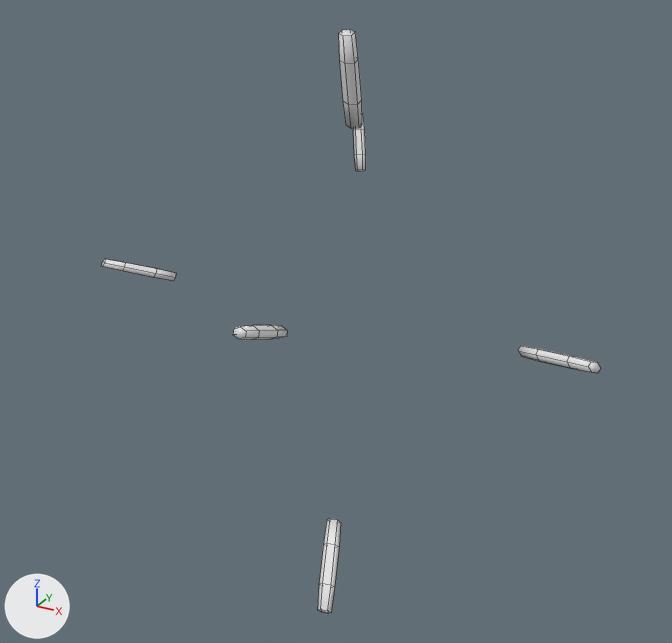
The FBX model Assets/RunRunSimulator/Resources/Models/MoriMochi/Parts/Egg/EggPart_Cristal.fbx as it was, and as the next commit left it.
The view is the same before and after, from a 50 mm lens placed at (0.0549, -0.1882, 0.3182), pointed at (0.0024, -0.0928, 0.2705). The lights are fixed; the arrows at lower left show +X, +Y and +Z. The picture after the commit comes second. Mesh edges are drawn as thin lines. Where no turn or scale is listed for an object, it has been applied to the vertices.

The first picture shows 'Horn_Cristal'.
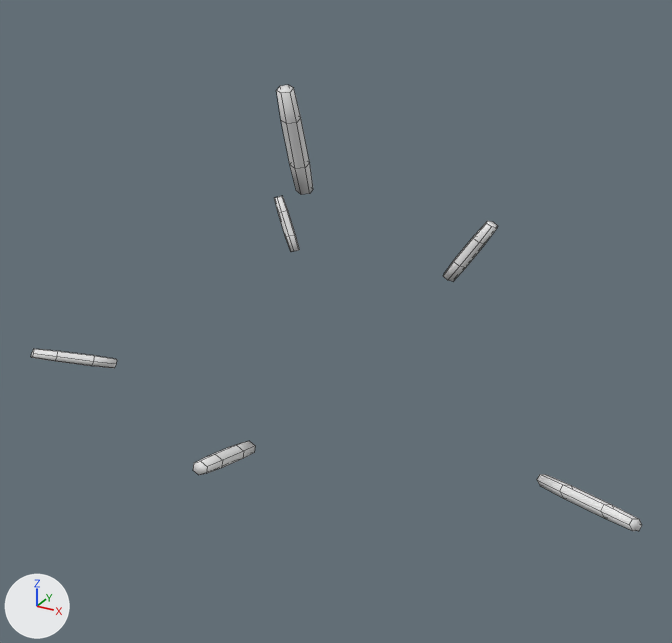
Where the change shows, as pixel boxes (x1, y1, x2, y2) in the pictures (672 x 643 px; the box of a moved part takes in the faces that stretch with it):
'Horn_Cristal', reshaped (23% wider, 24% shorter): before (102, 29, 600, 613); after (31, 85, 642, 531)
part 1 of me_horn_cristal_003, moved or reshaped: before (339, 29, 362, 129); after (276, 85, 313, 195)
part 2 of me_horn_cristal_003, moved or reshaped: before (233, 325, 287, 340); after (193, 441, 255, 475)
part 3 of me_horn_cristal_003, moved or reshaped: before (317, 519, 341, 613); after (537, 474, 642, 531)
part 4 of me_horn_cristal_003, moved or reshaped: before (518, 346, 600, 373); after (31, 349, 117, 368)
part 5 of me_horn_cristal_003, moved or reshaped: before (102, 259, 176, 281); after (443, 221, 498, 281)
part 6 of me_horn_cristal_003, moved or reshaped: before (353, 114, 366, 171); after (274, 196, 300, 252)

The change, as a list of edits to the scene's bpy script:
```text
Change me_horn_cristal_003:
    used by ob_horn_cristal; location = (0.0, 0.0, 0.0)
    remove me_horn_cristal_003.from_pydata(...)  # 144 vertices, 120 faces; spans x -0.0367..0.0359, y -0.1109..-0.0645, z 0.2381..0.3057
    add me_horn_cristal_003.from_pydata(...)  # 144 vertices, 120 faces; spans x -0.0423..0.0441, y -0.1214..-0.0753, z 0.2578..0.3005
    me_horn_cristal_003 part 1: the loose piece of 24 vertices spanning x 0.0..0.0025, y -0.0893..-0.0848, z 0.2937..0.3057 is multiplied about its middle by the matrix ((1.118, 0.045, -0.044), (-0.047, 1.118, -0.037), (0.043, 0.039, 1.119)), then moved by (-0.0025, -0.009, -0.0059)
    me_horn_cristal_003 part 2: the loose piece of 24 vertices spanning x -0.0012..0.0009, y -0.1109..-0.1014, z 0.2712..0.2761 is multiplied about its middle by the matrix ((1.089, -0.04, 0.009), (0.04, 1.086, -0.088), (-0.006, 0.088, 1.086)), then moved by (0.0013, -0.0099, -0.0111)
    me_horn_cristal_003 part 3: 24 of 144 vertices moved; they spanned x 0.0055..0.0101, y -0.1083..-0.1007, z 0.2381..0.2467 and now span x 0.0315..0.0441, y -0.104..-0.097, z 0.2581..0.2611; mean shift (0.0299, 0.004, 0.0172); largest move (0.0088, -0.1082, 0.2381) -> (0.0439, -0.1035, 0.2597)
    me_horn_cristal_003 part 4: 24 of 144 vertices moved; they spanned x 0.0253..0.0359, y -0.0938..-0.0882, z 0.2693..0.2727 and now span x -0.0423..-0.0307, y -0.1037..-0.0971, z 0.2578..0.2609; mean shift (-0.0671, -0.0094, -0.0116); largest move (0.0358, -0.0934, 0.2715) -> (-0.042, -0.1032, 0.2595)
    me_horn_cristal_003 part 5: 24 of 144 vertices moved; they spanned x -0.0367..-0.0264, y -0.0932..-0.0877, z 0.2689..0.2723 and now span x 0.0128..0.0195, y -0.0835..-0.0822, z 0.2749..0.2834; mean shift (0.0478, 0.0076, 0.0086); largest move (-0.0365, -0.0928, 0.271) -> (0.0195, -0.0829, 0.2828)
    me_horn_cristal_003 part 6: 24 of 144 vertices moved; they spanned x -0.0099..-0.0062, y -0.0685..-0.0645, z 0.2831..0.291 and now span x -0.0173..-0.0119, y -0.0783..-0.0753, z 0.2726..0.2802; mean shift (-0.0065, -0.0103, -0.0107); largest move (-0.0096, -0.0646, 0.2906) -> (-0.0173, -0.0756, 0.2797)
```
